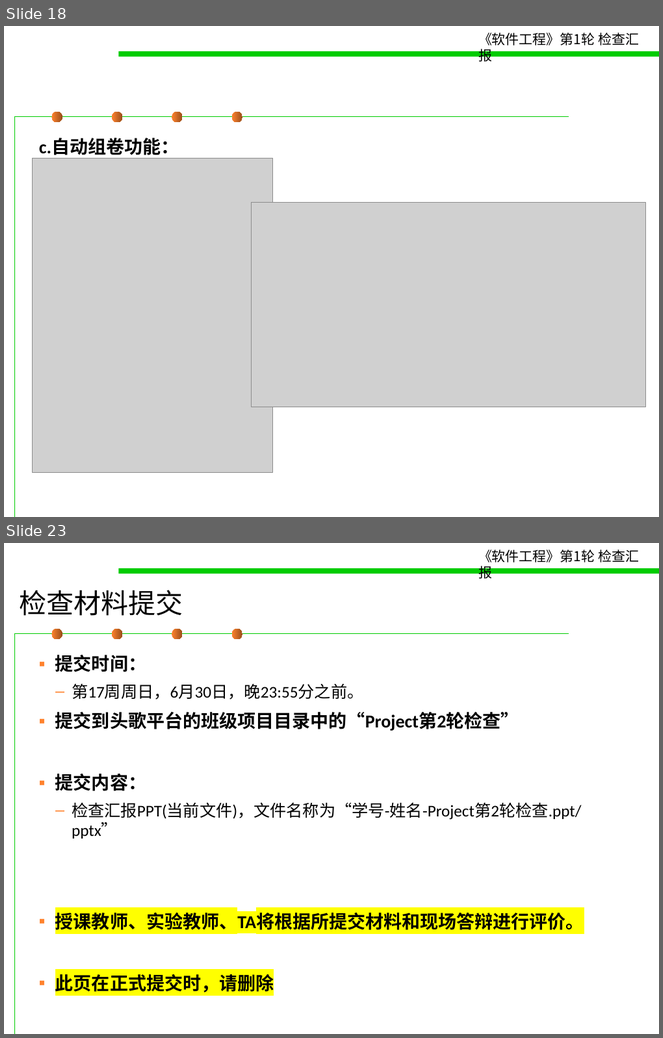
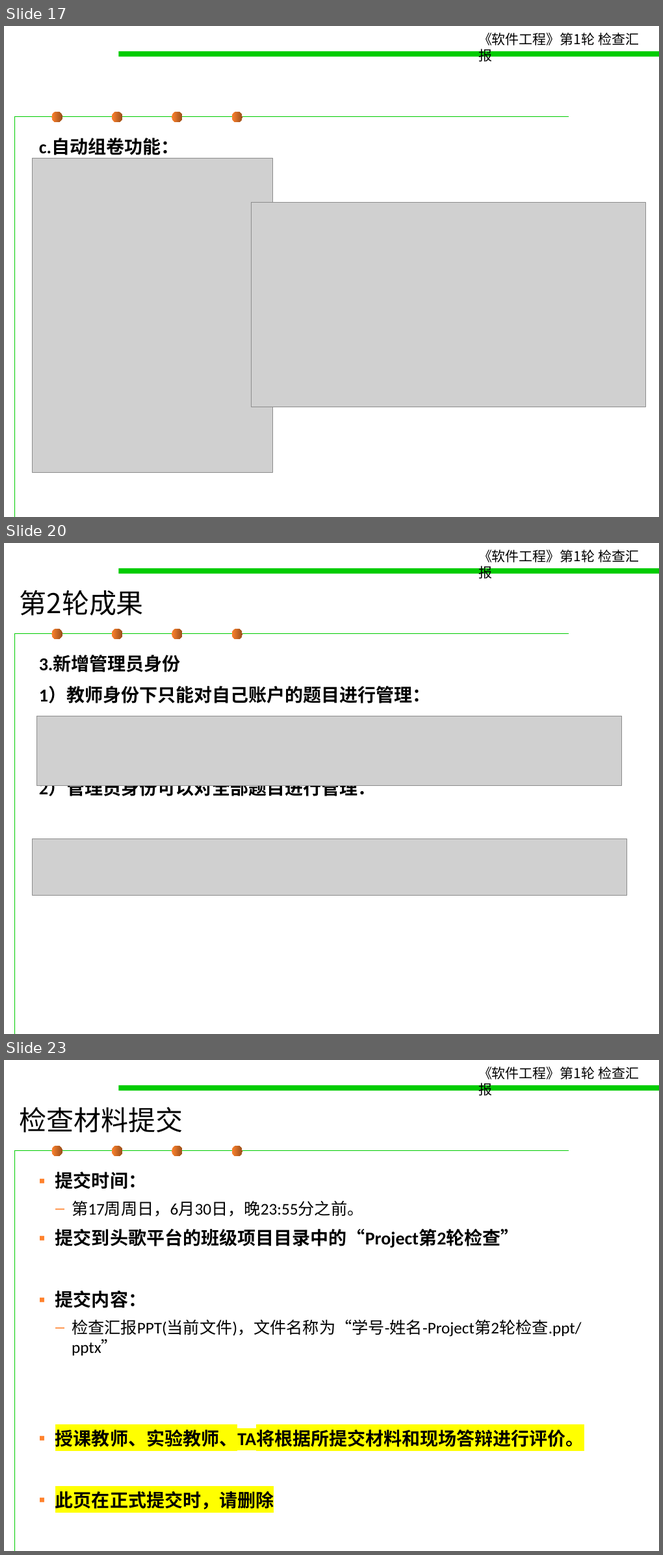
Before and after one commit to 15631390800/software_proj, a slide deck: Project 第2轮验收.pptx. Shown one above the other, each under a label of ours: slides 18 and 23 before the commit, slides 17, 20 and 23 after it; the slides between them are not shown. The pictures are 663x1038 and 663x1555 pixels, drawn with LibreOffice and Linux fonts; fonts in the diff are those of the drawing; grey boxes stand for pictures. Boxes give left, top, right and bottom in pixels: in the first picture for what was removed or moved away, otherwise in the second. Text is boxed around its words. In the diff, an @@ line names an element or a change of style, - is before the commit and + after.

```diff
--- a/Project 第2轮验收.pptx
+++ b/Project 第2轮验收.pptx
@@ slide 20 added at bbox=[4, 543, 659, 1034], background #FFFFFF; not listed: 7 template elements that a slide beside it also shows @@
@@ title added at bbox=[20, 590, 144, 616], 30 pt, text #000000 @@
+第2轮成果
@@ text added at bbox=[39, 655, 431, 798], 20 pt, text #000000, bold @@
+3.新增管理员身份
+1）教师身份下只能对自己账户的题目进行管理：
+2）管理员身份可以对全部题目进行管理：
@@ picture added at bbox=[36, 717, 622, 786] @@
@@ picture added at bbox=[32, 839, 627, 895] @@
@@ what was slide 18 is now slide 17 @@
```
Also in this commit, not shown: 6 slides changed, 1 slide removed, 6 other files.
